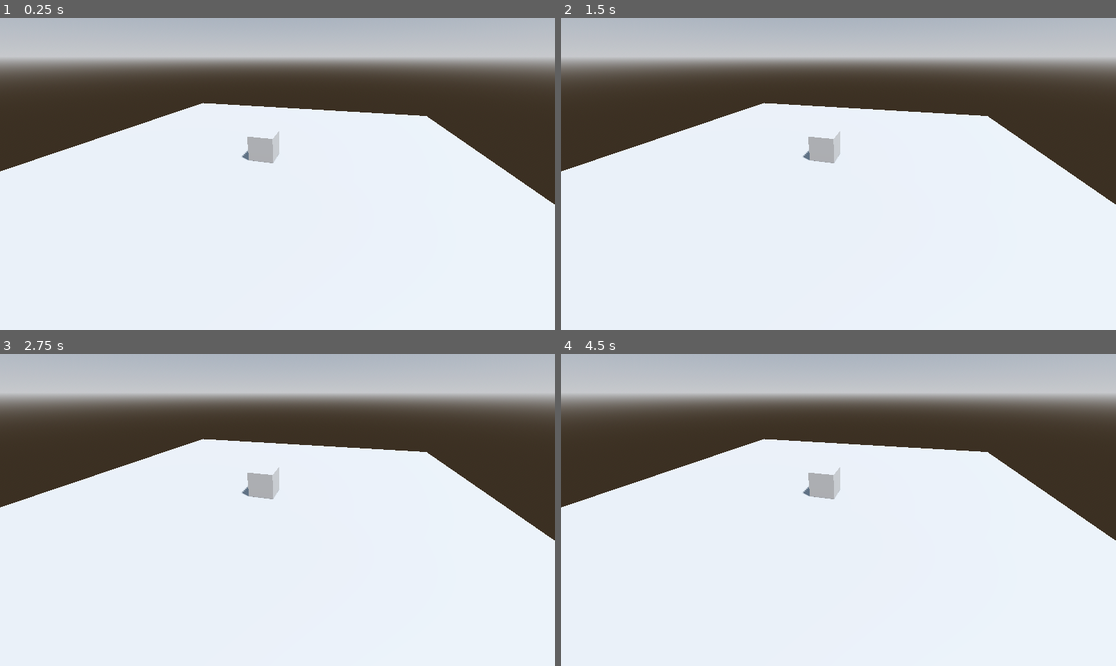
Above: before the commit, frames 1-4 (two rows, left to right).
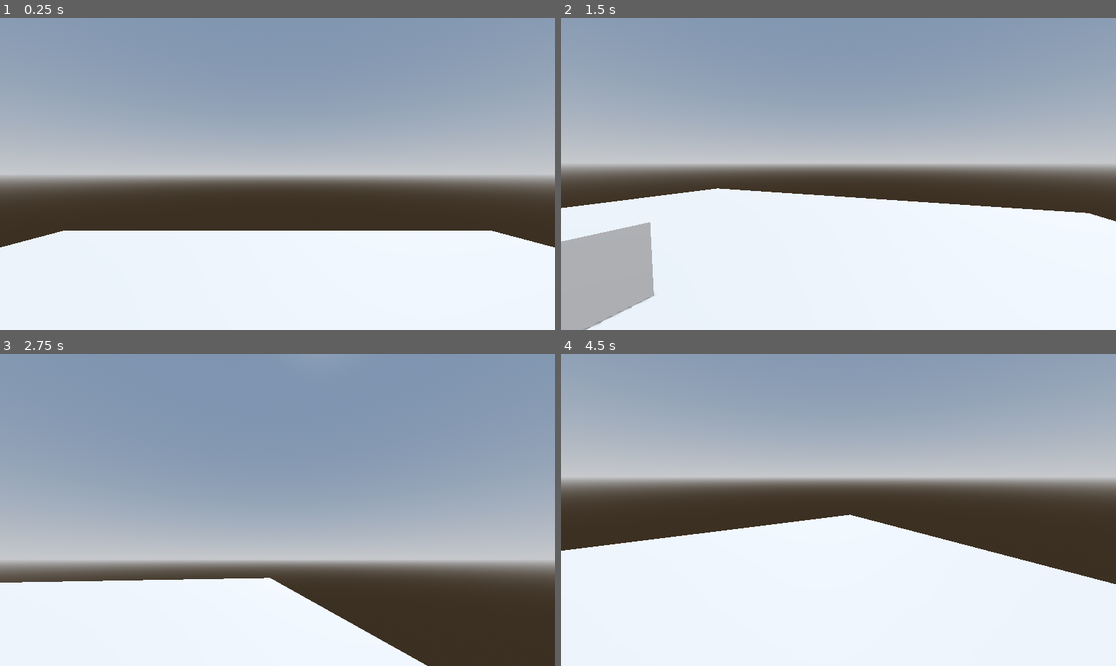
Above: after the commit, the same moments.

Repository: Tzeryushi/The-Filter
Game: Godot game, scene res://scenes/main.tscn
Two runs of this game, one before a commit and one after it. Both use one fixed random seed, a clock stepped at 60 frames per second and the inputs below.
Inputs (mouse positions are in pixels of both pictures, inside the frame that each line leads up to):
- Up to frame 1 (0.25 s): no input
- Up to frame 2 (1.5 s): tap Enter (ui_accept) at 0.5, 0.6, 0.77, 1.07, 1.35 s; move the mouse to (960, 158) at 0.52 s; hold D (move_right, bound only after the commit) 0.53-1.28 s; move the mouse to (727, 189) at 1.27 s; hold S (move_back, bound only after the commit) from 1.28 s (still down)
- Up to frame 3 (2.75 s): tap Enter (ui_accept) at 1.52, 1.82, 2.1 s; move the mouse to (333, 441) at 2.02 s; release S (move_back, bound only after the commit) at 2.03 s; hold D (move_right, bound only after the commit) from 2.03 s (still down)
- Up to frame 4 (4.5 s): move the mouse to (810, 572) at 2.77 s; release D (move_right, bound only after the commit) at 2.78 s; hold W (move_forward, bound only after the commit) 2.78-3.53 s; tap Enter (ui_accept) at 2.85, 3.02, 3.32, 3.6, 3.77, 4.07, 4.35 s; move the mouse to (1005, 556) at 3.52 s; hold A (move_left, bound only after the commit) from 3.53 s (still down); tap Escape (esc, bound only after the commit) at 4.15 s; move the mouse to (672, 463) at 4.27 s

The runs differ from the first frame. In frame 1, 68% of the frame differs, in the area x 0-100%, y 0-74%; in frame 2, 62%; in frame 3, 83%, in the area x 0-100%, y 0-100%; in frame 4, 59%.

Commit message:
Base player, camera movement

Diff:
--- /dev/null
+++ b/entities/entity_components/movement.gd
@@ -0,0 +1,11 @@
+extends Node
+
+
+# Called when the node enters the scene tree for the first time.
+func _ready():
+	pass # Replace with function body.
+
+
+# Called every frame. 'delta' is the elapsed time since the previous frame.
+func _process(delta):
+	pass
--- /dev/null
+++ b/entities/player/player.gd
@@ -0,0 +1,38 @@
+extends CharacterBody3D
+
+
+const SPEED = 5.0
+const JUMP_VELOCITY = 4.5
+
+# Get the gravity from the project settings to be synced with RigidBody nodes.
+var gravity = 9.8
+
+# Called when the node enters the scene tree for the first time.
+func _ready():
+	Input.set_mouse_mode(Input.MOUSE_MODE_CAPTURED)
+
+func _unhandled_input(event) -> void:
+	if Input.is_action_just_pressed("esc"):
+		Input.set_mouse_mode(Input.MOUSE_MODE_VISIBLE)
+
+func _physics_process(delta):
+	# Add the gravity.
+	if not is_on_floor():
+		velocity.y -= gravity * delta
+
+	# Handle jump.
+	if Input.is_action_just_pressed("ui_accept") and is_on_floor():
+		velocity.y = JUMP_VELOCITY
+
+	# Get the input direction and handle the movement/deceleration.
+	# As good practice, you should replace UI actions with custom gameplay actions.
+	var input_dir = Input.get_vector("move_left", "move_right", "move_forward", "move_back")
+	var direction = (transform.basis * Vector3(input_dir.x, 0, input_dir.y)).normalized()
+	if direction:
+		velocity.x = direction.x * SPEED
+		velocity.z = direction.z * SPEED
+	else:
+		velocity.x = move_toward(velocity.x, 0, SPEED)
+		velocity.z = move_toward(velocity.z, 0, SPEED)
+
+	move_and_slide()
--- /dev/null
+++ b/entities/player/player.tscn
@@ -0,0 +1,24 @@
+[gd_scene load_steps=5 format=3 uid="uid://5pk37duhk7ys"]
+
+[ext_resource type="Script" path="res://entities/player/player.gd" id="1_dek4s"]
+[ext_resource type="Script" path="res://entities/entity_components/movement.gd" id="2_ky6au"]
+[ext_resource type="Script" path="res://entities/player/player_camera.gd" id="2_u2j1y"]
+
+[sub_resource type="CapsuleShape3D" id="CapsuleShape3D_iu8e2"]
+
+[node name="Player" type="CharacterBody3D"]
+script = ExtResource("1_dek4s")
+
+[node name="CollisionShape3D" type="CollisionShape3D" parent="."]
+transform = Transform3D(1, 0, 0, 0, 1, 0, 0, 0, 1, 0, 1, 0)
+shape = SubResource("CapsuleShape3D_iu8e2")
+
+[node name="PlayerMovement" type="Node" parent="."]
+script = ExtResource("2_ky6au")
+
+[node name="StateMachine" type="Node" parent="."]
+
+[node name="PlayerCamera" type="Camera3D" parent="."]
+transform = Transform3D(1, 0, 0, 0, 1, 0, 0, 0, 1, 0, 1, 0)
+current = true
+script = ExtResource("2_u2j1y")
--- /dev/null
+++ b/entities/player/player_camera.gd
@@ -0,0 +1,16 @@
+extends Camera3D
+
+var camera_sens: float = 1
+
+var look_dir: Vector2 # Input direction for look/aim
+
+
+func _unhandled_input(event: InputEvent) -> void:
+	if event is InputEventMouseMotion:
+		look_dir = event.relative * 0.001
+		if Input.get_mouse_mode() == Input.MOUSE_MODE_CAPTURED:
+			_rotate_camera()
+
+func _rotate_camera(sens_mod: float = 1.0) -> void:
+	rotation.y -= look_dir.x * camera_sens * sens_mod
+	rotation.x = clamp(rotation.x - look_dir.y * camera_sens * sens_mod, -1.5, 1.5)
--- a/project.godot
+++ b/project.godot
@@ -23,3 +23,31 @@
 
 window/size/viewport_width=1920
 window/size/viewport_height=1080
+
+[input]
+
+move_left={
+"deadzone": 0.5,
+"events": [Object(InputEventKey,"resource_local_to_scene":false,"resource_name":"","device":-1,"window_id":0,"alt_pressed":false,"shift_pressed":false,"ctrl_pressed":false,"meta_pressed":false,"pressed":false,"keycode":0,"physical_keycode":65,"key_label":0,"unicode":97,"echo":false,"script":null)
+]
+}
+move_right={
+"deadzone": 0.5,
+"events": [Object(InputEventKey,"resource_local_to_scene":false,"resource_name":"","device":-1,"window_id":0,"alt_pressed":false,"shift_pressed":false,"ctrl_pressed":false,"meta_pressed":false,"pressed":false,"keycode":0,"physical_keycode":68,"key_label":0,"unicode":100,"echo":false,"script":null)
+]
+}
+move_forward={
+"deadzone": 0.5,
+"events": [Object(InputEventKey,"resource_local_to_scene":false,"resource_name":"","device":-1,"window_id":0,"alt_pressed":false,"shift_pressed":false,"ctrl_pressed":false,"meta_pressed":false,"pressed":false,"keycode":0,"physical_keycode":87,"key_label":0,"unicode":119,"echo":false,"script":null)
+]
+}
+move_back={
+"deadzone": 0.5,
+"events": [Object(InputEventKey,"resource_local_to_scene":false,"resource_name":"","device":-1,"window_id":0,"alt_pressed":false,"shift_pressed":false,"ctrl_pressed":false,"meta_pressed":false,"pressed":false,"keycode":0,"physical_keycode":83,"key_label":0,"unicode":115,"echo":false,"script":null)
+]
+}
+esc={
+"deadzone": 0.5,
+"events": [Object(InputEventKey,"resource_local_to_scene":false,"resource_name":"","device":-1,"window_id":0,"alt_pressed":false,"shift_pressed":false,"ctrl_pressed":false,"meta_pressed":false,"pressed":false,"keycode":0,"physical_keycode":4194305,"key_label":0,"unicode":0,"echo":false,"script":null)
+]
+}
--- /dev/null
+++ b/scenes/proto_scene.gd
@@ -0,0 +1,6 @@
+extends Node3D
+
+
+# Called every frame. 'delta' is the elapsed time since the previous frame.
+func _process(delta):
+	pass
--- a/scenes/proto_scene.tscn
+++ b/scenes/proto_scene.tscn
@@ -1,4 +1,7 @@
-[gd_scene load_steps=4 format=3 uid="uid://d3t578w54oemg"]
+[gd_scene load_steps=6 format=3 uid="uid://d3t578w54oemg"]
+
+[ext_resource type="Script" path="res://scenes/proto_scene.gd" id="1_3nvhy"]
+[ext_resource type="PackedScene" uid="uid://5pk37duhk7ys" path="res://entities/player/player.tscn" id="1_vt5nt"]
 
 [sub_resource type="ProceduralSkyMaterial" id="ProceduralSkyMaterial_xxfqu"]
 sky_horizon_color = Color(0.64625, 0.65575, 0.67075, 1)
@@ -14,6 +17,7 @@
 glow_enabled = true
 
 [node name="ProtoScene" type="Node3D"]
+script = ExtResource("1_3nvhy")
 
 [node name="DirectionalLight3D" type="DirectionalLight3D" parent="."]
 transform = Transform3D(-0.866023, -0.433016, 0.250001, 0, 0.499998, 0.866027, -0.500003, 0.749999, -0.43301, 11.3458, 7.82928, -4.32527)
@@ -24,10 +28,15 @@
 
 [node name="CSGBox3D" type="CSGBox3D" parent="."]
 transform = Transform3D(1, 0, 0, 0, 1, 0, 0, 0, 1, 0, -0.48294, 0)
+use_collision = true
 size = Vector3(18.5186, 1, 17.7002)
 
 [node name="CSGBox3D2" type="CSGBox3D" parent="."]
 transform = Transform3D(1, 0, 0, 0, 1, 0, 0, 0, 1, 0, 0.50976, 0)
+use_collision = true
 
 [node name="Camera3D" type="Camera3D" parent="."]
 transform = Transform3D(-0.258819, -0.482963, 0.836516, -8.95091e-09, 0.866025, 0.5, -0.965926, 0.12941, -0.224144, 7.27664, 3.61277, -2.5022)
+
+[node name="Player" parent="." instance=ExtResource("1_vt5nt")]
+transform = Transform3D(1, 0, 0, 0, 1, 0, 0, 0, 1, 0, 1.79689, 0)
